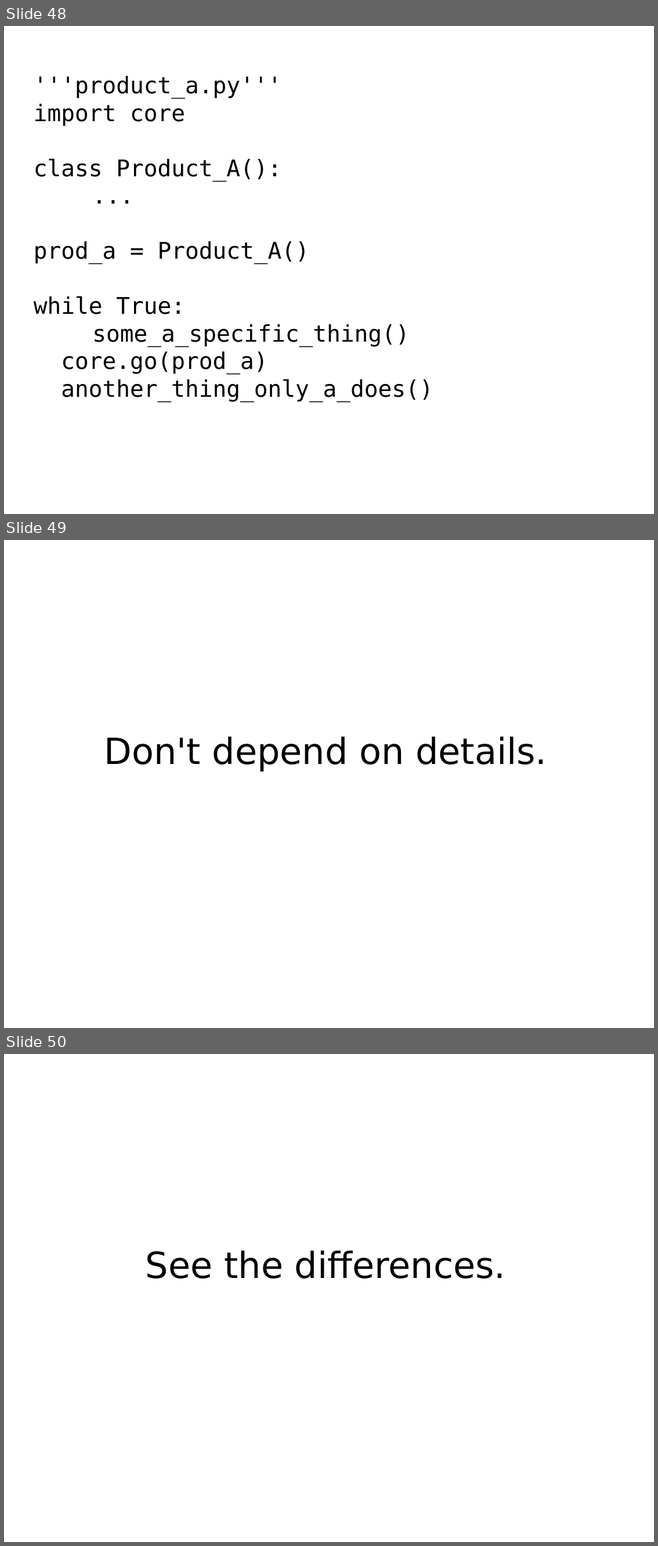
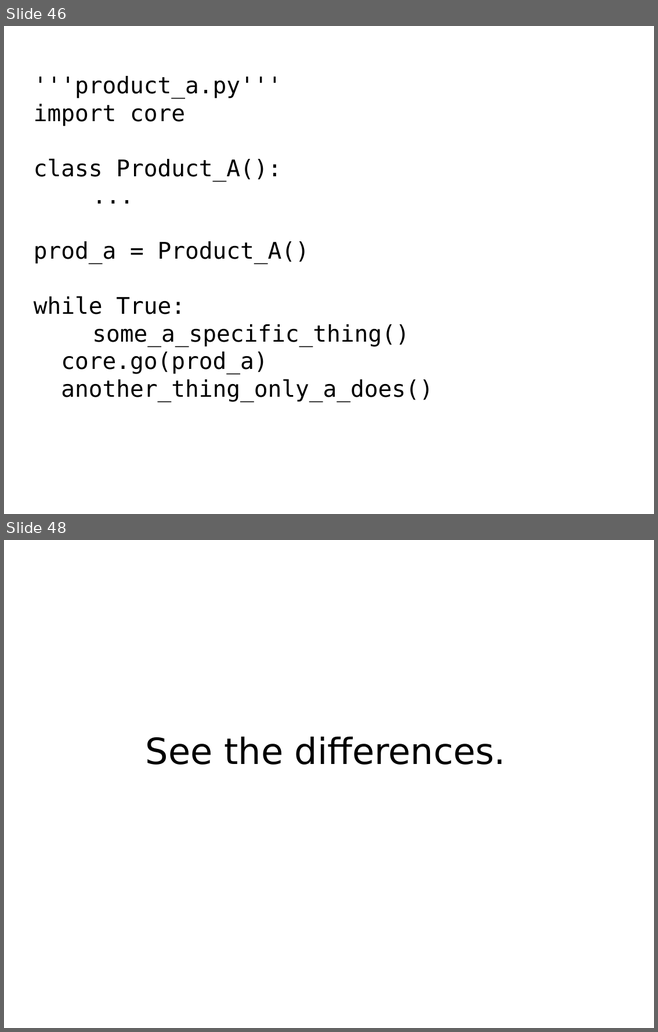
Before and after one commit to mkohler/embedded_python_presentation, a slide deck: embedded_python.odp. Shown one above the other, each under a label of ours: slides 48, 49 and 50 before the commit, slides 46 and 48 after it; the slides between them are not shown. The pictures are 658x1546 and 658x1032 pixels, drawn with LibreOffice and Linux fonts; fonts in the diff are those of the drawing. Boxes give left, top, right and bottom in pixels: in the first picture for what was removed or moved away, otherwise in the second. Text is boxed around its words. In the diff, an @@ line names an element or a change of style, - is before the commit and + after.

```diff
--- a/embedded_python.odp
+++ b/embedded_python.odp
@@ slide 49 removed at bbox=[4, 540, 654, 1028], background #FFFFFF @@
@@ title removed at bbox=[104, 736, 546, 771] @@
-Don't depend on details.
@@ what was slide 48 is now slide 46 @@
@@ what was slide 50 is now slide 48 @@
```
Also in this commit, not shown: 3 slides changed, 1 slide added, 1 other slide removed, 1 other file.
